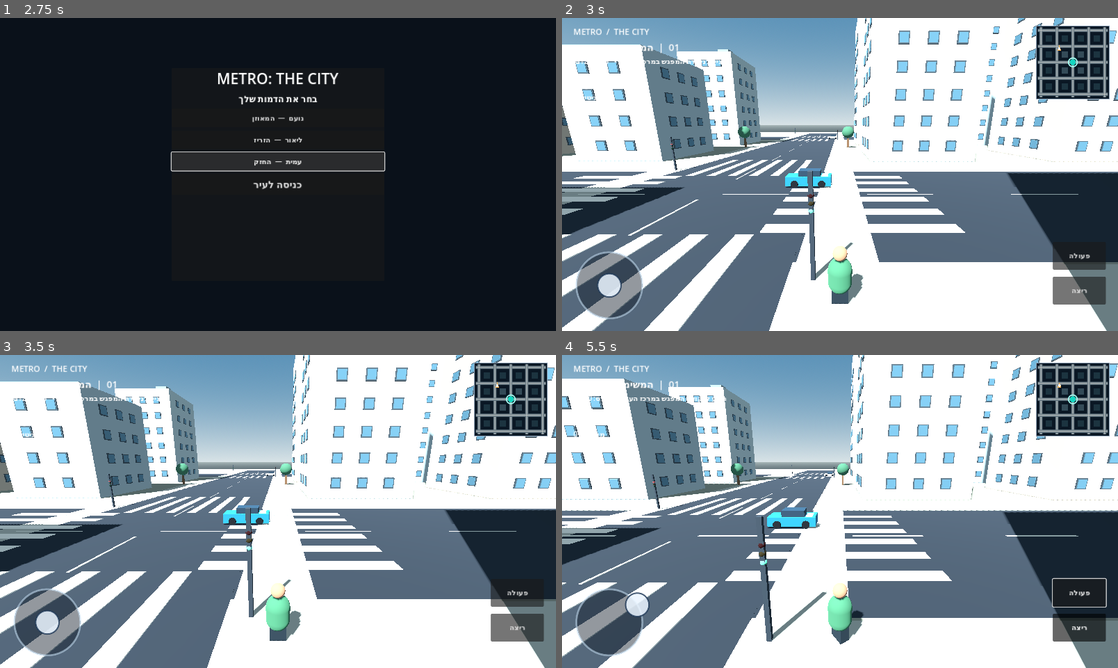
Above: before the commit, frames 1-4 (two rows, left to right).
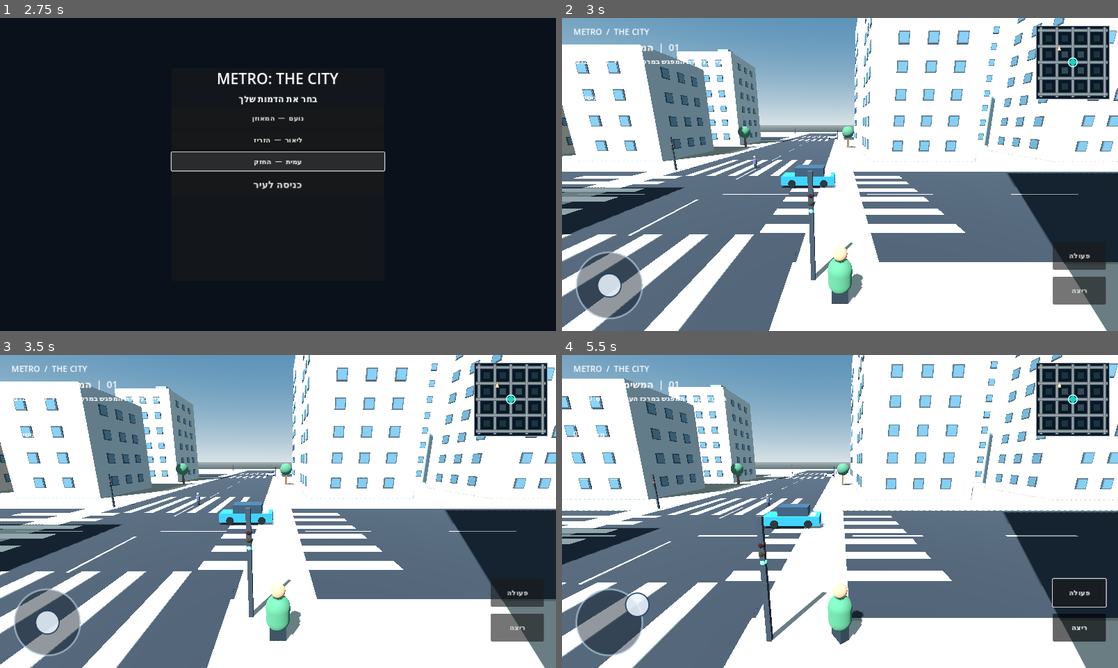
Above: after the commit, the same moments.

Repository: a332150176-dev/METRO-THE-CITY
Game: Godot game, scene res://scenes/main.tscn
The game is run twice, just before and just after one commit, with the same random seed, the same clock (stepped at 60 frames per second) and the same inputs.
Inputs (mouse positions are in pixels of both pictures, inside the frame that each line leads up to):
- Up to frame 1 (2.75 s): click "נועם — המאוזן" at 0.5 s; click "ליאור — הזריז" at 1.25 s; click "עמית — החזק" at 2 s
- Up to frame 2 (3 s): click "כניסה לעיר" at 2.75 s
- Up to frame 3 (3.5 s): no input
- Up to frame 4 (5.5 s): click "ריצה" at 3.5 s; click "פעולה" at 4.25 s; drag from (612, 621) to (895, 442) at 5.02 s

Frame 1 is identical in both runs. In frame 2, 0.3% of the frame differs, in the area x 34-50%, y 36-55%; in frame 3, 0.3%; in frame 4, 0.4%, in the area x 36-50%, y 36-56%.

Commit message:
Populate city traffic with mixed vehicle classes

Diff:
--- a/scripts/traffic_manager.gd
+++ b/scripts/traffic_manager.gd
@@ -10,7 +10,8 @@
 var cars: Array[TrafficCar] = []
 var pedestrians: Array[CityPedestrian] = []
 var spawn_clock: float = 0.0
-var target_car_count: int = 12
+var target_car_count: int = 14
+var vehicle_types: Array[String] = ["sedan", "suv", "van", "taxi"]
 var car_colors: Array[Color] = [
 	Color("#24799a"), Color("#c2c6c5"), Color("#b64d3b"),
 	Color("#d4a843"), Color("#343b43"), Color("#6d8a6f")
@@ -45,7 +46,7 @@
 	var car: TrafficCar = CAR_SCRIPT.new()
 	car.name = "TrafficCar_%02d" % (seed_value % 1000)
 	var lane := 3.0 if seed_value % 2 == 0 else -3.0
-	car.setup(network, lights, start_id, goal_id, car_colors[posmod(seed_value, car_colors.size())], lane, self)
+	car.setup(network, lights, start_id, goal_id, car_colors[posmod(seed_value, car_colors.size())], lane, self, vehicle_types[posmod(seed_value, vehicle_types.size())])
 	add_child(car)
 	cars.append(car)
 
